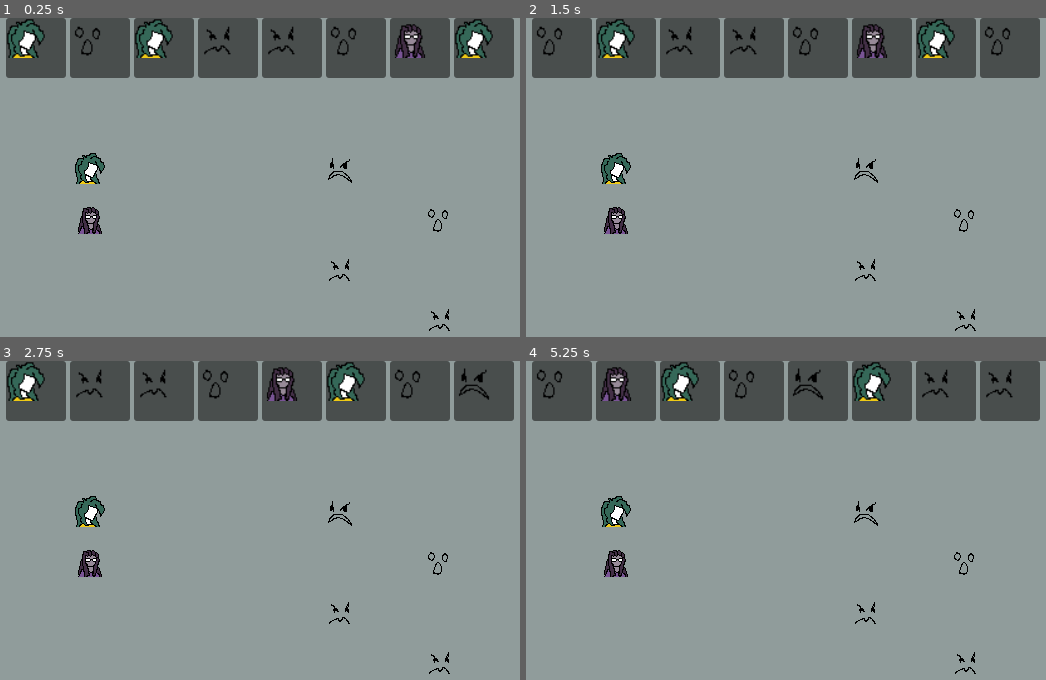
Above: before the commit, frames 1-4 (two rows, left to right).
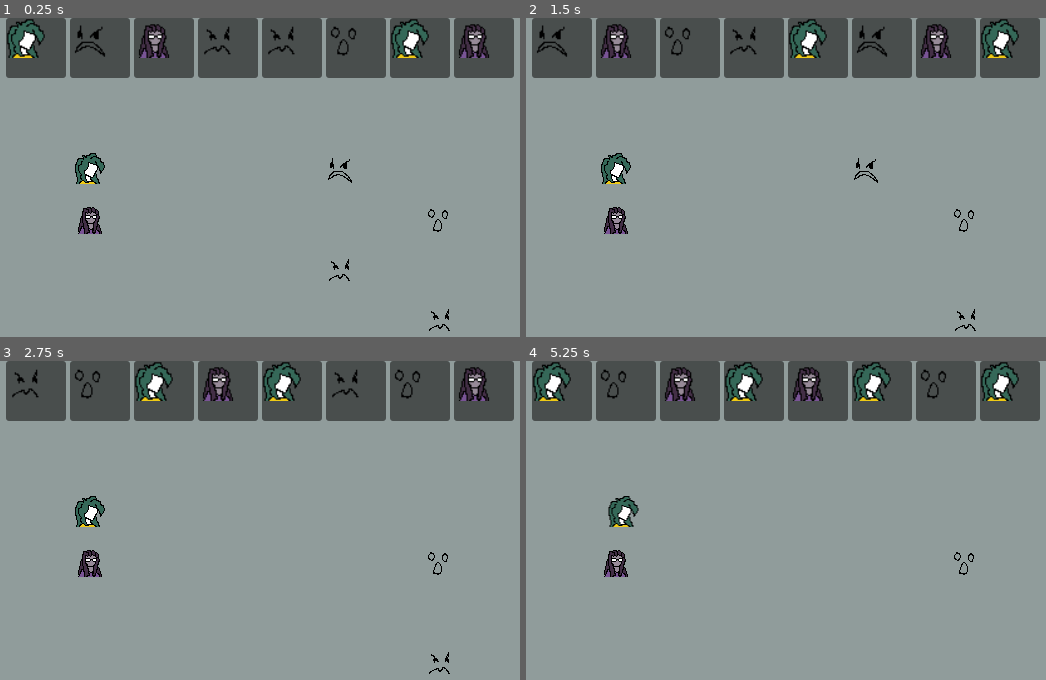
Above: after the commit, the same moments.

Repository: Octologue/godot-test-project
Game: Godot game, scene res://battle_scene.tscn
The game is run twice, just before and just after one commit, with the same random seed, the same clock (stepped at 60 frames per second) and the same inputs.
Inputs:
- Up to frame 1 (0.25 s): no input
- Up to frame 2 (1.5 s): tap Enter at 0.5 s
- Up to frame 3 (2.75 s): no input
- Up to frame 4 (5.25 s): tap Space at 2.75 s

The runs differ from the first frame. In frame 1, 2.2% of the frame differs, in the area x 14-95%, y 0-13%; in frame 2, 3.4%; in frame 3, 3.7%; in frame 4, 4.3%, in the area x 1-95%, y 0-99%.

Commit message:
battle update

Diff:
--- a/battle_logic/Character.gd
+++ b/battle_logic/Character.gd
@@ -20,7 +20,6 @@
 		queue_reset()
 var delay : float
 var queue : Array[float]
-var node
 
 func queue_reset():
 #créer 8 valeurs d'après une suite arithmétique
@@ -33,15 +32,10 @@
 			queue.append(queue[-1] + delay)
 
 func pop_out():
+	if not alive:
+		return
 	queue.pop_front()
 	queue.append(queue[-1]*delay)
-
-func tween_movement(shift, tree):
-	if not alive or node == null:
-		return
-	var tween = tree.create_tween()
-	tween.tween_property(node, "position", node.position + shift, 0.2)
-	await tween.finished
 
 func get_attacked(attacker: Character):
 	if not alive:
@@ -49,4 +43,13 @@
 	HP -= attacker.ATK
 	print(title, " a été attaqué par ", attacker.title, " et a maintenant ", HP, " HP.")
 	if HP <= 0:
-		return
+		die()
+
+func die():
+	if not alive:
+		return  # Évite de tuer deux fois
+	alive = false
+	print(title, " est mort !")
+
+	# Informer la scène de combat pour qu'elle le retire proprement
+	EventBus.character_died.emit(self)
--- a/battle_logic/battle_scene.gd
+++ b/battle_logic/battle_scene.gd
@@ -13,6 +13,7 @@
 @onready var enemies_node = $enemies
 @export var character_scene: PackedScene
 
+
 var player_positions := [
 	Vector2(150, 150),
 	Vector2(150, 200),
@@ -25,10 +26,11 @@
 	_variables_init()
 	_spawn_characters(player_list,players_node)
 	_spawn_characters(enemy_list,enemies_node)
+
+	sort_and_display()
 	debugging_prints()
-	sort_and_display()
-
 	EventBus.next_attack.connect(next_turn)
+	EventBus.character_died.connect(_on_character_died)
 	next_turn()
 
 
@@ -72,19 +74,85 @@
 	timeline.append_array(enemy_time_list)
 	timeline.sort_custom(sort_by_time)
 
-
 func sort_by_time(a,b):
 	return a["time"] < b["time"]
 
 func update_timeline_display():
 	var index : int = 0
 	for slot in timeline_UI.get_children():
-		slot.find_child("TextureRect").texture = timeline[index]["character"].sprite
-		index += 1
+		if index < timeline.size():
+			slot.find_child("TextureRect").texture = timeline[index]["character"].sprite
+			index += 1
+		else:
+			slot.find_child("TextureRect").texture = null
 
 func sort_and_display():
 	sort_combined_queue()
 	update_timeline_display()
+
+func pop_out():
+	if timeline[0]["character"].alive == false:
+		return
+	timeline[0]["character"].pop_out()
+	sort_and_display()
+
+func attack(attacker, target):
+	target.get_attacked(attacker)
+	attack_anim(attacker,target)
+	EventBus.next_attack.emit()
+
+func next_turn():
+	timeline = timeline.filter(func(entry): return entry["character"].alive)
+	var attacker = timeline[0]["character"]
+	var test_target = Character
+
+	if attacker.is_player == true:
+		test_target = enemy_list.pick_random()
+	else:
+		test_target = player_list.pick_random()
+
+	await get_tree().create_timer(1.0).timeout
+	attack(attacker, test_target)
+	pop_out()
+
+func attack_anim(attacker,target):
+	var attacker_node = character_nodes[attacker]
+	var target_node = character_nodes[target]
+	var shift = Vector2(10,0)
+	if attacker_node.get_parent() and attacker_node.position.x > 0:
+		shift = -shift
+	await tween_movement(attacker_node,-shift)
+	await tween_movement(attacker_node,shift)
+
+func tween_movement(node,shift):
+	var tween = get_tree().create_tween()
+	tween.tween_property(node, "position", node.position + shift, 0.2)
+	await tween.finished
+
+func _on_character_died(character):
+
+	if character in player_list:
+		player_list.erase(character)
+	elif character in enemy_list:
+		enemy_list.erase(character)
+
+	timeline = timeline.filter(func(entry): return entry["character"] != character)
+	character_nodes[character].queue_free()
+
+	#for button in $UI/EnemySelection.get_children():
+		#if button.character == character:
+			#button.queue_free()
+			#break  # Sortir de la boucle dès qu'on a trouvé le bon bouton
+
+	check_end_of_battle()
+
+func check_end_of_battle():
+	if enemy_list.is_empty():
+		print("Tous les ennemis sont morts")
+		get_tree().quit()
+	if player_list.is_empty():
+		print("Tous les joueurs sont morts")
+		get_tree().quit()
 
 func debugging_prints():
 	for i in player_list:
@@ -94,24 +162,4 @@
 	print("enemy data =",battle_data.enemy_list, "player data =",player_list_data.character_list)
 	print("players =",player_list,"enemies = ",enemy_list)
 	print("character_nodes =", character_nodes)
-
-
-func pop_out():
-	timeline[0]["character"].pop_out()
-	sort_and_display()
-
-func attack(attacker, target):
-	target.get_attacked(attacker)
-	EventBus.next_attack.emit()
-
-func next_turn():
-	var attacker = timeline[0]["character"]
-	var test_target = Character
-	if attacker.is_player == true:
-		test_target = enemy_list.pick_random()
-	else:
-		test_target = player_list.pick_random()
-
-	await get_tree().create_timer(1.0).timeout
-	attack(attacker, test_target)
-	pop_out()
+	print(character_nodes[timeline[0]["character"]])
--- a/battle_logic/data/enemy1.tres
+++ b/battle_logic/data/enemy1.tres
@@ -9,6 +9,6 @@
 sprite = ExtResource("2_kfhnk")
 is_player = false
 ATK = 90
-HP = 1000
-SPE = 20
+HP = 1
+SPE = 10
 metadata/_custom_type_script = "uid://daasw55bdrk7d"
--- a/battle_logic/data/enemy2.tres
+++ b/battle_logic/data/enemy2.tres
@@ -9,6 +9,6 @@
 sprite = ExtResource("2_tc4xe")
 is_player = false
 ATK = 2
-HP = 1000
-SPE = 60
+HP = 1
+SPE = 5
 metadata/_custom_type_script = "uid://daasw55bdrk7d"
--- a/battle_logic/data/enemy3.tres
+++ b/battle_logic/data/enemy3.tres
@@ -9,6 +9,6 @@
 sprite = ExtResource("2_i4uq8")
 is_player = false
 ATK = 5
-HP = 1000
-SPE = 130
+HP = 100
+SPE = 5
 metadata/_custom_type_script = "uid://daasw55bdrk7d"
--- a/battle_logic/data/player1.tres
+++ b/battle_logic/data/player1.tres
@@ -10,5 +10,5 @@
 is_player = true
 ATK = 1
 HP = 1000
-SPE = 140
+SPE = 15
 metadata/_custom_type_script = "uid://daasw55bdrk7d"
--- a/battle_logic/data/player2.tres
+++ b/battle_logic/data/player2.tres
@@ -10,5 +10,5 @@
 is_player = true
 ATK = 10
 HP = 1000
-SPE = 50
+SPE = 10
 metadata/_custom_type_script = "uid://daasw55bdrk7d"
Not shown, changed: notes.txt
